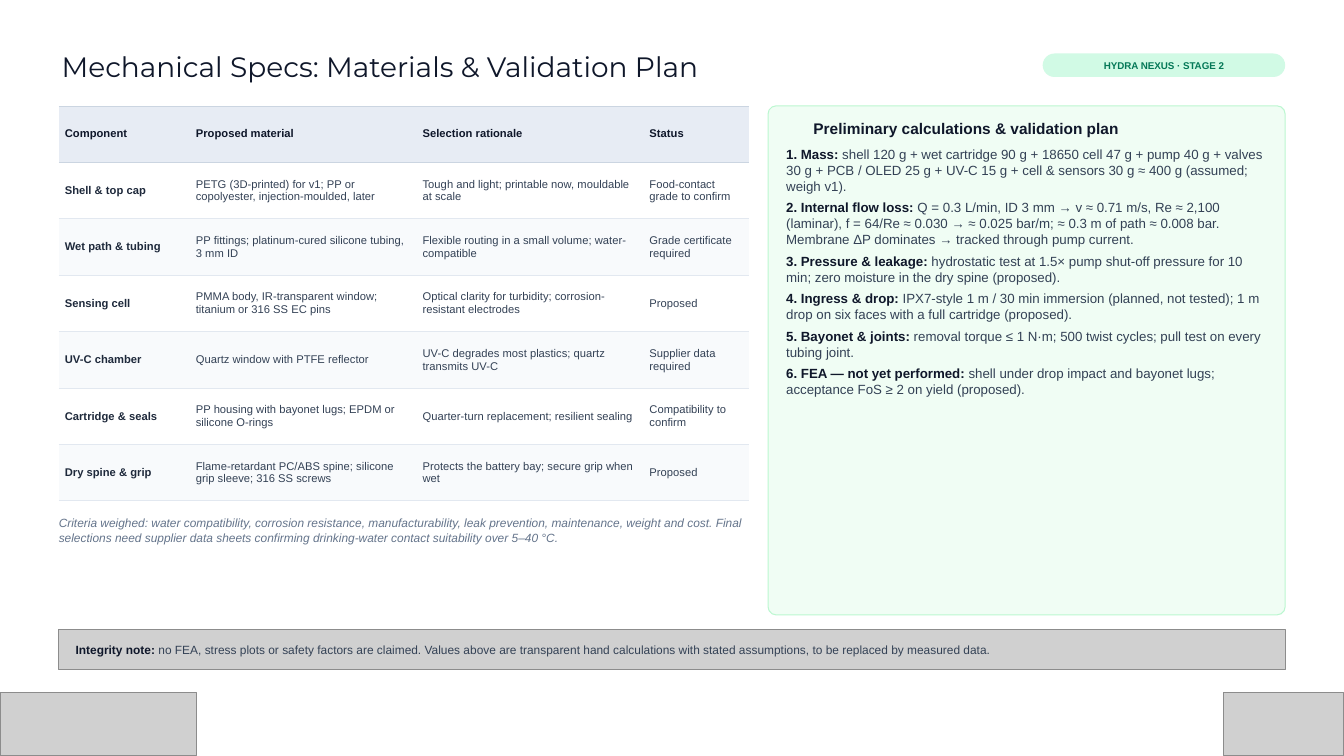
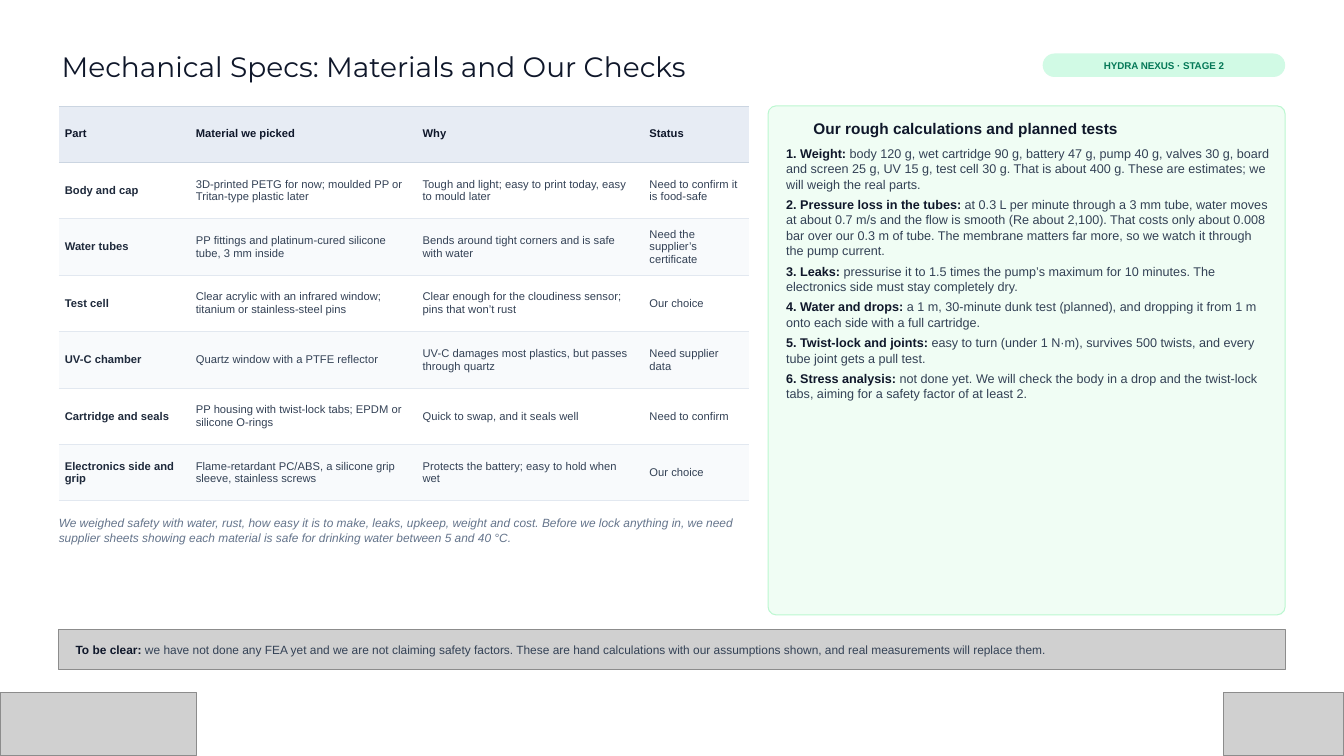
Before and after one commit to Abishekkishore-byte/hydra-nexus, a slide deck: slide 9 of docs/Hydra_Nexus_Vishwakarma_Stage2_Submission.pptx. Drawn at 1344x756 pixels with LibreOffice and Linux fonts; fonts in the diff are those of the drawing; grey boxes stand for pictures; background and template pictures are left out. Boxes give left, top, right and bottom in pixels: in the first picture for what was removed or moved away, otherwise in the second. Text is boxed around its words. In the diff, an @@ line names an element or a change of style, - is before the commit and + after.

```diff
--- a/docs/Hydra_Nexus_Vishwakarma_Stage2_Submission.pptx
+++ b/docs/Hydra_Nexus_Vishwakarma_Stage2_Submission.pptx
@@ title at <box>62,56,686,83</box>: text changed @@
-Mechanical Specs: Materials & Validation Plan
+Mechanical Specs: Materials and Our Checks
@@ table at <box>58,106,749,501</box> @@
-row 1: Component | Proposed material | Selection rationale | Status
+row 1: Part | Material we picked | Why | Status
-row 2: Shell & top cap | PETG (3D-printed) for v1; PP or copolyester, injection-moulded, later | Tough and light; printable now, mouldable at scale | Food-contact grade to confirm
+row 2: Body and cap | 3D-printed PETG for now; moulded PP or Tritan-type plastic later | Tough and light; easy to print today, easy to mould later | Need to confirm it is food-safe
-row 3: Wet path & tubing | PP fittings; platinum-cured silicone tubing, 3 mm ID | Flexible routing in a small volume; water-compatible | Grade certificate required
+row 3: Water tubes | PP fittings and platinum-cured silicone tube, 3 mm inside | Bends around tight corners and is safe with water | Need the supplier’s certificate
-row 4: Sensing cell | PMMA body, IR-transparent window; titanium or 316 SS EC pins | Optical clarity for turbidity; corrosion-resistant electrodes | Proposed
+row 4: Test cell | Clear acrylic with an infrared window; titanium or stainless-steel pins | Clear enough for the cloudiness sensor; pins that won’t rust | Our choice
-row 5: UV-C chamber | Quartz window with PTFE reflector | UV-C degrades most plastics; quartz transmits UV-C | Supplier data required
+row 5: UV-C chamber | Quartz window with a PTFE reflector | UV-C damages most plastics, but passes through quartz | Need supplier data
-row 6: Cartridge & seals | PP housing with bayonet lugs; EPDM or silicone O-rings | Quarter-turn replacement; resilient sealing | Compatibility to confirm
+row 6: Cartridge and seals | PP housing with twist-lock tabs; EPDM or silicone O-rings | Quick to swap, and it seals well | Need to confirm
-row 7: Dry spine & grip | Flame-retardant PC/ABS spine; silicone grip sleeve; 316 SS screws | Protects the battery bay; secure grip when wet | Proposed
+row 7: Electronics side and grip | Flame-retardant PC/ABS, a silicone grip sleeve, stainless screws | Protects the battery; easy to hold when wet | Our choice
@@ text at <box>786,149,1269,401</box>: text changed; size 9.5 to 9 pt @@
-1. Mass: shell 120 g + wet cartridge 90 g + 18650 cell 47 g + pump 40 g + valves 30 g + PCB / OLED 25 g + UV-C 15 g + cell & sensors 30 g ≈ 400 g (assumed; weigh v1).
-2. Internal flow loss: Q = 0.3 L/min, ID 3 mm → v ≈ 0.71 m/s, Re ≈ 2,100 (laminar), f = 64/Re ≈ 0.030 → ≈ 0.025 bar/m; ≈ 0.3 m of path ≈ 0.008 bar. Membrane ΔP dominates → tracked through pump current.
-3. Pressure & leakage: hydrostatic test at 1.5× pump shut-off pressure for 10 min; zero moisture in the dry spine (proposed).
-4. Ingress & drop: IPX7-style 1 m / 30 min immersion (planned, not tested); 1 m drop on six faces with a full cartridge (proposed).
-5. Bayonet & joints: removal torque ≤ 1 N·m; 500 twist cycles; pull test on every tubing joint.
-6. FEA — not yet performed: shell under drop impact and bayonet lugs; acceptance FoS ≥ 2 on yield (proposed).
+1. Weight: body 120 g, wet cartridge 90 g, battery 47 g, pump 40 g, valves 30 g, board and screen 25 g, UV 15 g, test cell 30 g. That is about 400 g. These are estimates; we will weigh the real parts.
+2. Pressure loss in the tubes: at 0.3 L per minute through a 3 mm tube, water moves at about 0.7 m/s and the flow is smooth (Re about 2,100). That costs only about 0.008 bar over our 0.3 m of tube. The membrane matters far more, so we watch it through the pump current.
+3. Leaks: pressurise it to 1.5 times the pump’s maximum for 10 minutes. The electronics side must stay completely dry.
+4. Water and drops: a 1 m, 30-minute dunk test (planned), and dropping it from 1 m onto each side with a full cartridge.
+5. Twist-lock and joints: easy to turn (under 1 N·m), survives 500 twists, and every tube joint gets a pull test.
+6. Stress analysis: not done yet. We will check the body in a drop and the twist-lock tabs, aiming for a safety factor of at least 2.
@@ text at <box>813,123,1118,137</box>: text changed @@
-Preliminary calculations & validation plan
+Our rough calculations and planned tests
@@ text at <box>59,518,732,544</box>: text changed @@
-Criteria weighed: water compatibility, corrosion resistance, manufacturability, leak prevention, maintenance, weight and cost. Final selections need supplier data sheets confirming drinking-water contact suitability over 5–40 °C.
+We weighed safety with water, rust, how easy it is to make, leaks, upkeep, weight and cost. Before we lock anything in, we need supplier sheets showing each material is safe for drinking water between 5 and 40 °C.
@@ text at <box>76,645,1046,657</box>: text changed @@
-Integrity note: no FEA, stress plots or safety factors are claimed. Values above are transparent hand calculations with stated assumptions, to be replaced by measured data.
+To be clear: we have not done any FEA yet and we are not claiming safety factors. These are hand calculations with our assumptions shown, and real measurements will replace them.
```
Also in this commit, not shown: 18 other slides changed, 1 other file.
